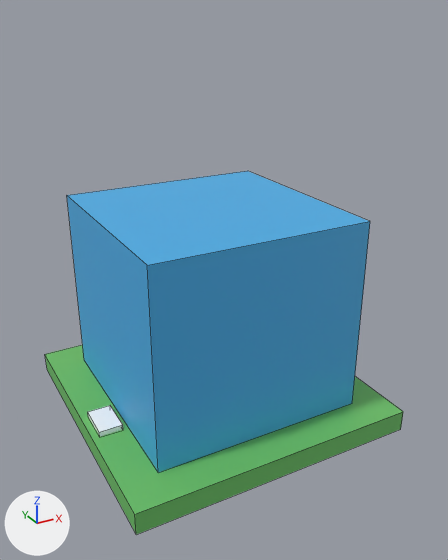
One commit to the FBX model Assets/CityGen/building3.fbx: the scene before it, then after it.
The view is the same before and after, from a 50 mm lens placed at (-7.37, -14.26, 10.66), pointed at (0.13, -0.62, 3.84). The lights are fixed; the arrows at lower left show +X, +Y and +Z. The older version comes first. Mesh edges are drawn as thin lines. Where no turn or scale is listed for an object, it has been applied to the vertices.

In view in the first picture: 'Empty_Tile.001', 'Empty_Tile.002', 'Empty_Tile.003'.
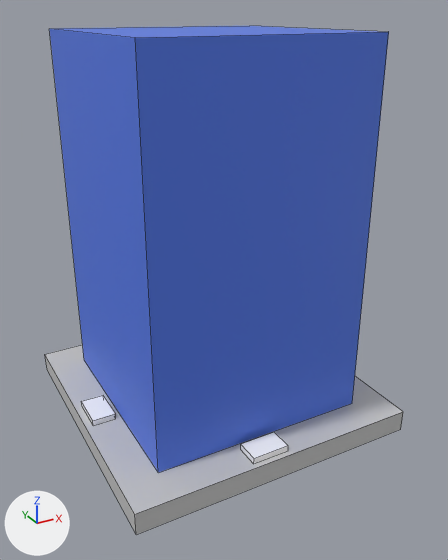
What differs and where, as boxes (x1, y1, x2, y2) in the pictures (448 x 560 px):
```json
{"object": "Empty_Tile.002", "change": "recoloured, moved, rescaled", "before": [67, 171, 370, 473], "after": [49, 26, 389, 473], "on screen": "12% wider, 48% taller"}
{"object": "Empty_Tile.001", "change": "recoloured", "before": [45, 345, 403, 534], "after": [45, 345, 403, 534], "on screen": "green to light grey"}
{"object": "Empty_Tile.004", "change": "moved", "after": [241, 432, 288, 463], "on screen": "not visible before"}
{"object": "Empty_Tile.003", "change": "moved", "before": [88, 405, 123, 436], "on screen": "not visible afterwards"}
{"object": "Empty_Tile.013", "change": "added", "after": [82, 395, 116, 425]}
```

Scene script edits in JSON lines:
```json
{"op": "add", "block": "mat_material_060", "code": ["mat_material_060 = principled_material('Material.060')", "mat_material_060.base_color = (0.0821, 0.187, 0.8)  # blue #5178e7"]}
{"op": "add", "block": "mat_material_059", "code": ["mat_material_059 = principled_material('Material.059')", "mat_material_059.base_color = (0.571, 0.571, 0.571)  # light grey #c7c7c7"]}
{"op": "add", "block": "mat_material_061", "code": ["mat_material_061 = principled_material('Material.061')", "mat_material_061.base_color = (1.0, 1.0, 1.0)  # white #ffffff"]}
{"block": "me_cube_034", "where": "me_cube_034.from_pydata(...)  # 8 vertices, 6 faces; spans x -4.0..4.0, y -4.0..4.0, z -0.3..0.3"}
{"op": "remove", "block": "me_cube_034", "code": "me_cube_034.materials.append(mat_material_022)  # green #6cc066"}
{"op": "add", "block": "me_cube_034", "code": "me_cube_034.materials.append(mat_material_059)  # light grey #c7c7c7"}
{"block": "me_cube_035", "where": "me_cube_035.from_pydata(...)  # 8 vertices, 6 faces; spans x -1.0..1.0, y -1.0..1.0, z -1.0..1.0"}
{"op": "remove", "block": "me_cube_035", "code": "me_cube_035.materials.append(mat_material_023)  # blue #48aee7"}
{"op": "add", "block": "me_cube_035", "code": "me_cube_035.materials.append(mat_material_060)  # blue #5178e7"}
{"op": "add", "block": "me_cube_014", "code": ["me_cube_014 = bpy.data.meshes.new('Cube.014')", "me_cube_014.from_pydata(...)  # a box spanning x -0.323..0.323, y -0.509..0.509, z -0.087..0.087", "me_cube_014.materials.append(mat_material_061)  # white #ffffff"]}
{"op": "set", "path": "ob_empty_tile_004.location", "old": "(0.05, 3.42, 0.36)", "new": "(-0.28, -3.51, 0.36)"}
{"op": "set", "path": "ob_empty_tile_002.location", "old": "(0.0, 0.0, 3.02)", "new": "(0.0, 0.0, 5.23)"}
{"op": "set", "path": "ob_empty_tile_002.scale", "old": "(3.0, 3.0, 2.72)", "new": "(3.0, 3.0, 4.93)"}
{"op": "set", "path": "ob_empty_tile_003.location", "old": "(-3.48, -0.47, 0.36)", "new": "(3.45, 0.1, 0.36)"}
{"op": "add", "block": "ob_empty_tile_013", "code": ["ob_empty_tile_013 = bpy.data.objects.new('Empty_Tile.013', me_cube_014)", "ob_empty_tile_013.location = (-3.48, 0.1, 0.36)"]}
```
